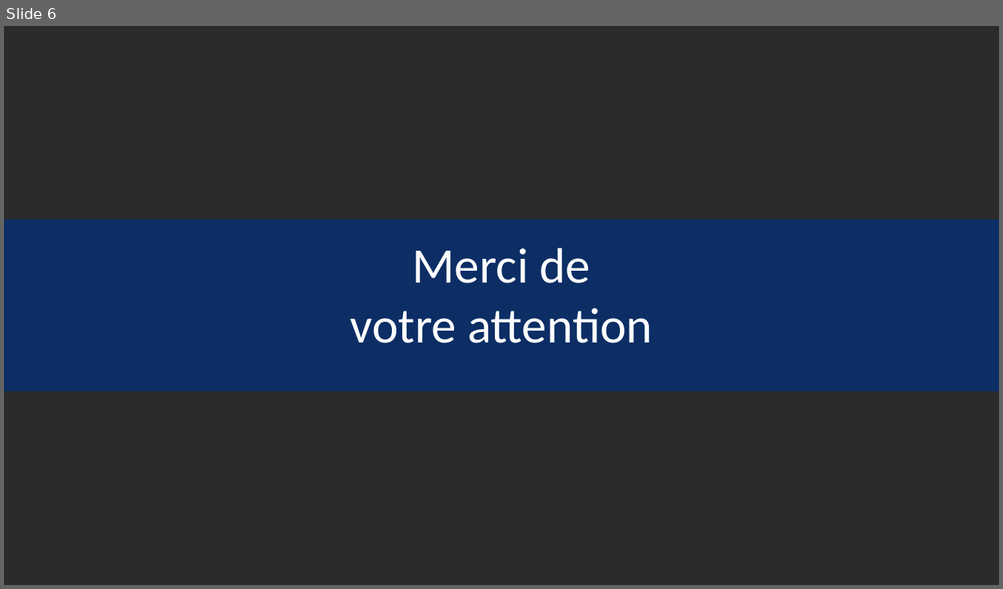
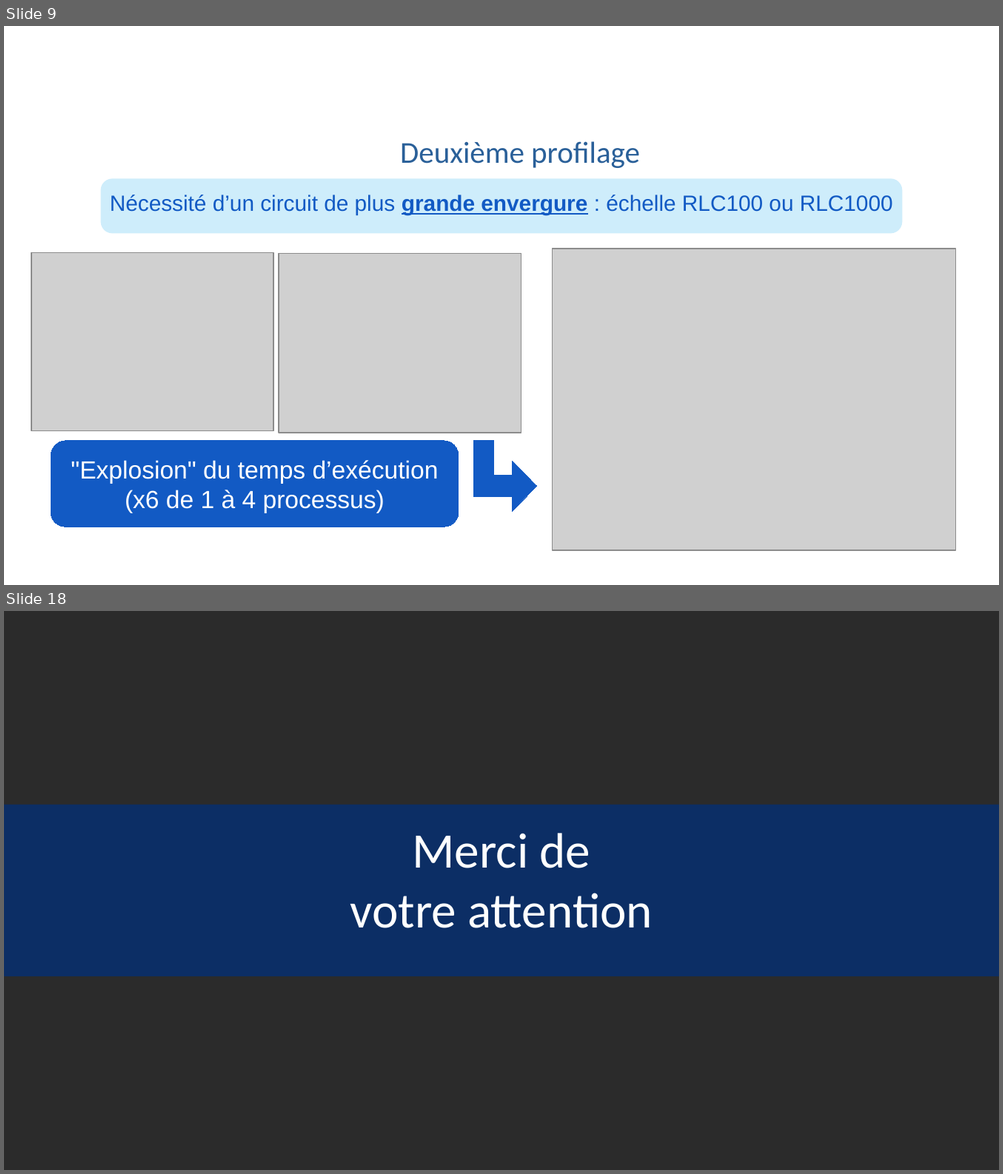
Before and after one commit to Robin-Cazalbou/Stage_M1_Miniapp, a slide deck: Présentation_Orale_stage/Présentation_orale_stage_CAZALBOU_Robin.odp. Shown one above the other, each under a label of ours: slide 6 before the commit, slides 9 and 18 after it; the slides between them are not shown. The pictures are 1003x589 and 1003x1174 pixels, drawn with LibreOffice and Linux fonts; fonts in the diff are those of the drawing; grey boxes stand for pictures; background and template pictures are left out; a plain dark background stands for a picture behind light text. Boxes give left, top, right and bottom in pixels: in the first picture for what was removed or moved away, otherwise in the second. Text is boxed around its words. In the diff, an @@ line names an element or a change of style, - is before the commit and + after.

```diff
--- a/Présentation_Orale_stage/Présentation_orale_stage_CAZALBOU_Robin.odp
+++ b/Présentation_Orale_stage/Présentation_orale_stage_CAZALBOU_Robin.odp
@@ slide 9 added at (x1=4, y1=26, x2=999, y2=585), background picture (left out) @@
@@ title added at (x1=82, y1=28, x2=981, y2=127), 28 pt, text #FFFFFF @@
+Profilages et
+Analyses
@@ text added at (x1=400, y1=141, x2=640, y2=168), 22 pt, text #2A6099 @@
+Deuxième profilage
@@ rounded rectangle added at (x1=100, y1=178, x2=902, y2=233), fill #0AA6ED at 20% opacity @@
@@ text added at (x1=110, y1=195, x2=893, y2=215), 16 pt, text #125AC4 @@
+Nécessité d’un circuit de plus grande envergure : échelle RLC100 ou RLC1000
@@ picture added at (x1=32, y1=252, x2=273, y2=432) @@
@@ picture added at (x1=279, y1=254, x2=521, y2=434) @@
@@ picture added at (x1=552, y1=249, x2=956, y2=551) @@
@@ rounded rectangle added at (x1=51, y1=440, x2=458, y2=527), fill #125AC4, outline #125AC4 0 pt, 18 pt, text #FFFFFF @@
+"Explosion" du temps d’exécution
+(x6 de 1 à 4 processus)
@@ freeform shape added at (x1=473, y1=440, x2=536, y2=511), fill #125AC4, outline #125AC4 0 pt @@
@@ page number added at (x1=958, y1=540, x2=999, y2=585), 18 pt, text #FFFFFF @@
+9
@@ what was slide 6 is now slide 18 @@
```
Also in this commit, not shown: 2 slides changed, 12 other slides added, 1 slide removed.
